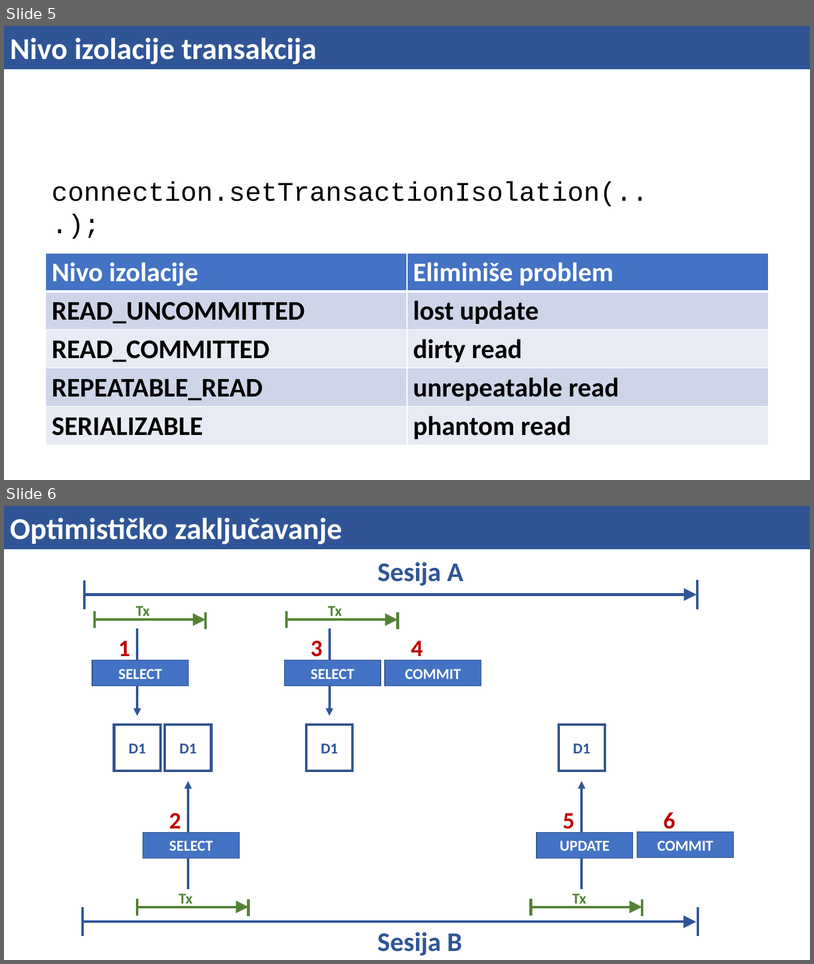
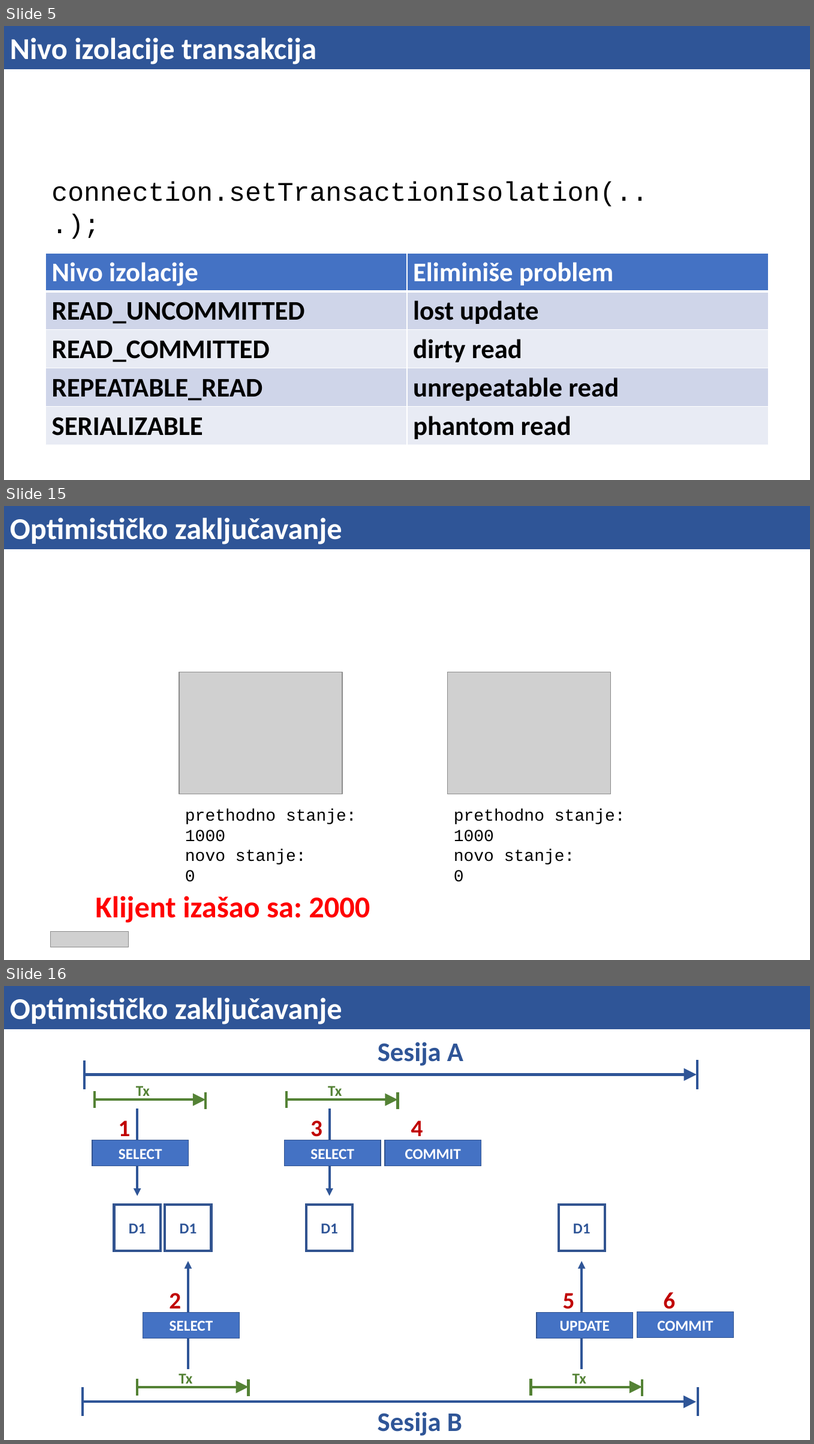
Before and after one commit to mbranko/isa19, a slide deck: 08-tx/tx.pptx. Shown one above the other, each under a label of ours: slides 5 and 6 before the commit, slides 5, 15 and 16 after it; the slides between them are not shown. The pictures are 814x964 and 814x1444 pixels, drawn with LibreOffice and Linux fonts; fonts in the diff are those of the drawing; grey boxes stand for pictures. Boxes give left, top, right and bottom in pixels: in the first picture for what was removed or moved away, otherwise in the second. Text is boxed around its words. In the diff, an @@ line names an element or a change of style, - is before the commit and + after.

```diff
--- a/08-tx/tx.pptx
+++ b/08-tx/tx.pptx
@@ slide 15 added at (x1=4, y1=506, x2=810, y2=960), background #FFFFFF @@
@@ rectangle added at (x1=4, y1=506, x2=810, y2=549), fill #2F5597, outline #2F5597 0.75 pt, 36 pt, text #FFFFFF, bold @@
+Optimističko zaključavanje
@@ picture added at (x1=179, y1=672, x2=343, y2=794) @@
@@ picture added at (x1=448, y1=672, x2=611, y2=794) @@
@@ text added at (x1=185, y1=808, x2=357, y2=882), 20 pt, text #000000 @@
+prethodno stanje: 1000
+novo stanje: 0
@@ text added at (x1=454, y1=808, x2=626, y2=882), 20 pt, text #000000 @@
+prethodno stanje: 1000
+novo stanje: 0
@@ text added at (x1=95, y1=895, x2=370, y2=922), 36 pt, text #FF0000, bold @@
+Klijent izašao sa: 2000
@@ picture added at (x1=51, y1=931, x2=129, y2=947) @@
@@ what was slide 6 is now slide 16 @@
```
Also in this commit, not shown: 9 other slides added, 1 other file.
